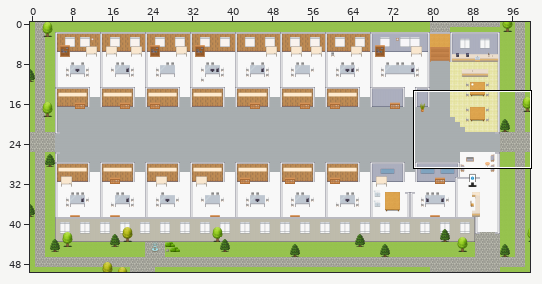
Two versions of a level (Tiled map (JSON), maps/Manufacturing-Enablement-Platform.tmj). The first picture is a wide view before the edit; the outline marks the close-up.
Close-up. The starting point:
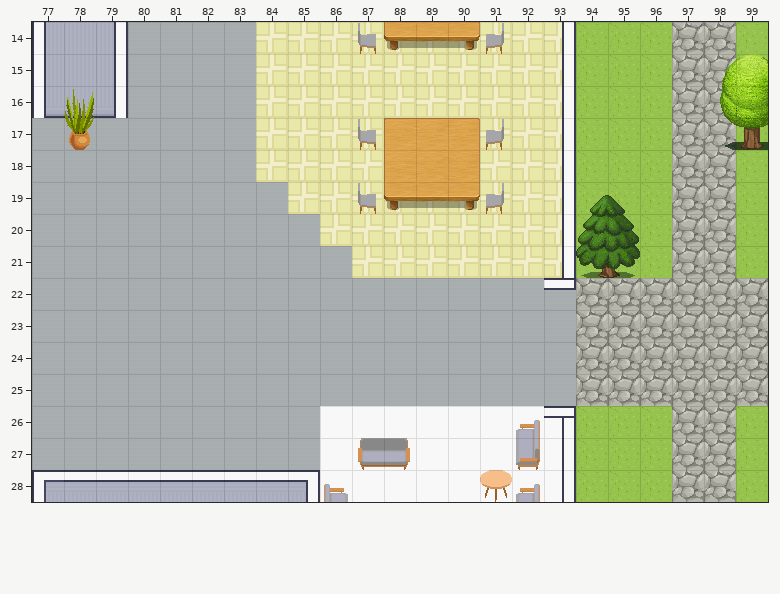
Cells are 32x32 px. Shown: x 77..99, y 14..28. The commit also changed other parts of the map, which this record leaves out.
New version:
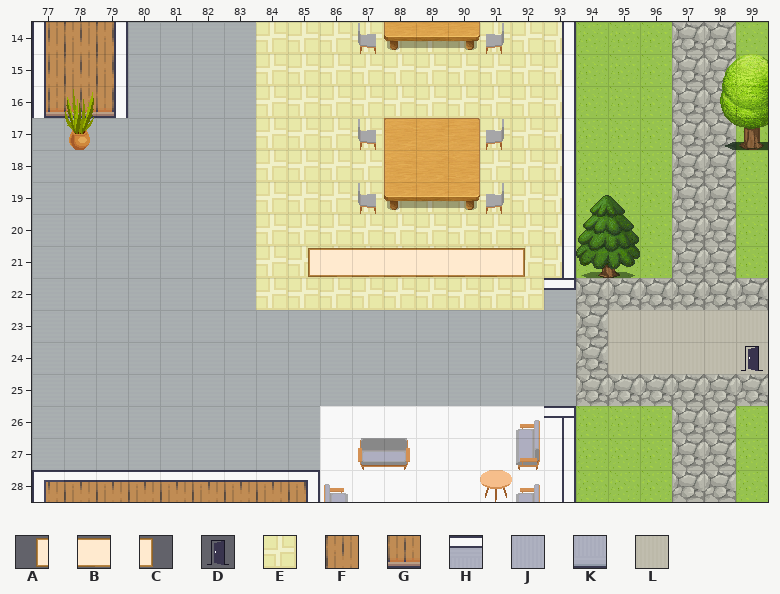
Key: from "Decoration": A 49, B 50, C 51; from "User_Zones": D 65; from "room2": E 148, F 192, G 205, H 290, J 294, K 307, L 328.
_ is an empty cell.
Difference:
{"where": "layer \"back wall\""}
{"y":14,"x":77,"old":"JJJ","new":"FFF"}
{"y":15,"x":77,"old":"JJJ","new":"FFF"}
{"y":16,"x":77,"old":"KKK","new":"GGG"}
{"y":19,"x":84,"old":"_","new":"E"}
{"y":20,"x":84,"old":"__","new":"EE"}
{"y":21,"x":84,"old":"___","new":"EEE"}
{"y":28,"x":77,"old":"HHHHHHHHH","new":"FFFFFFFFF"}
{"where": "layer \"trees\""}
{"y":23,"x":95,"old":"_____","new":"LLLLL"}
{"y":24,"x":95,"old":"_____","new":"LLLLL"}
{"where": "layer \"decor\""}
{"y":21,"x":85,"old":"________","new":"ABBBBBBC"}
{"y":22,"x":84,"old":"_________","new":"EEEEEEEEE"}
{"where": "layer \"zones\""}
{"y":24,"x":99,"old":"_","new":"D"}
